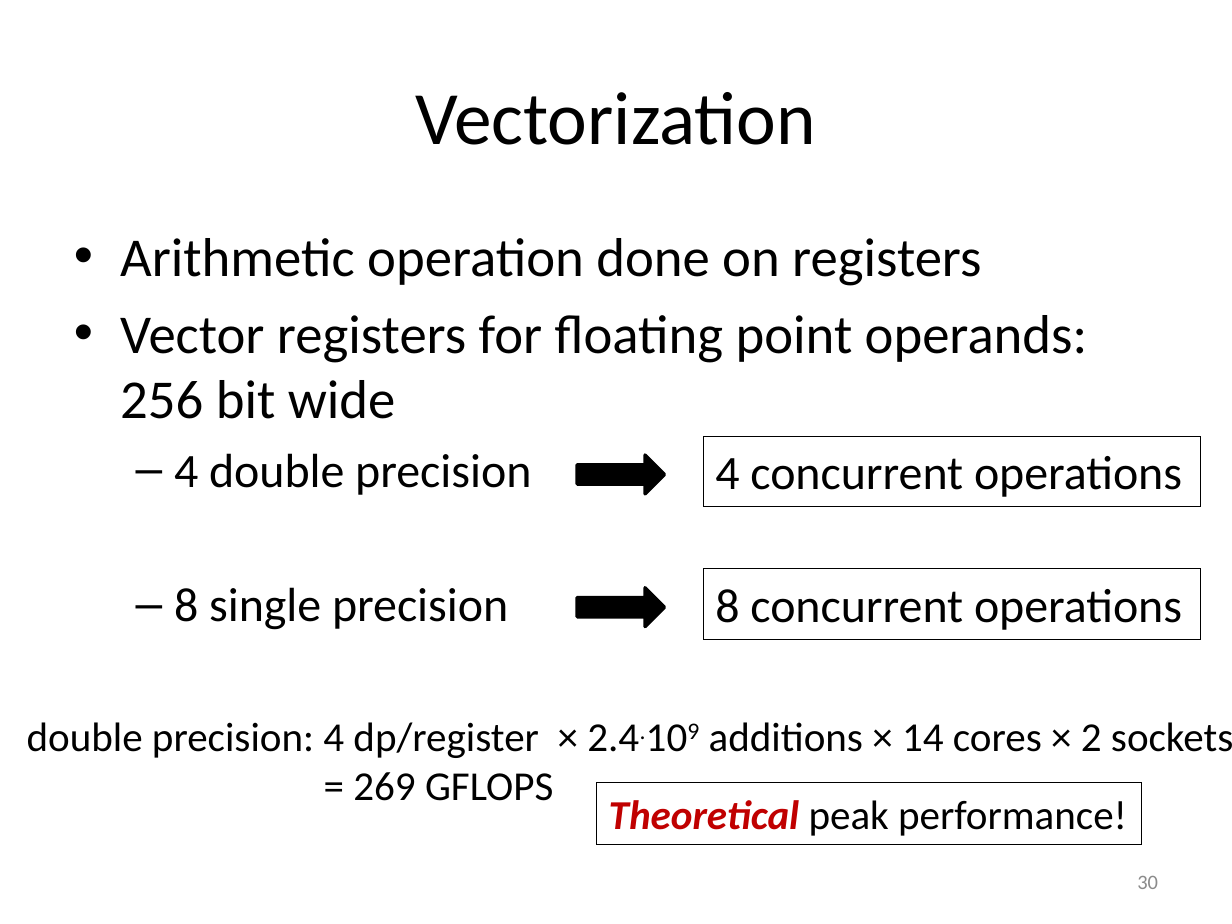
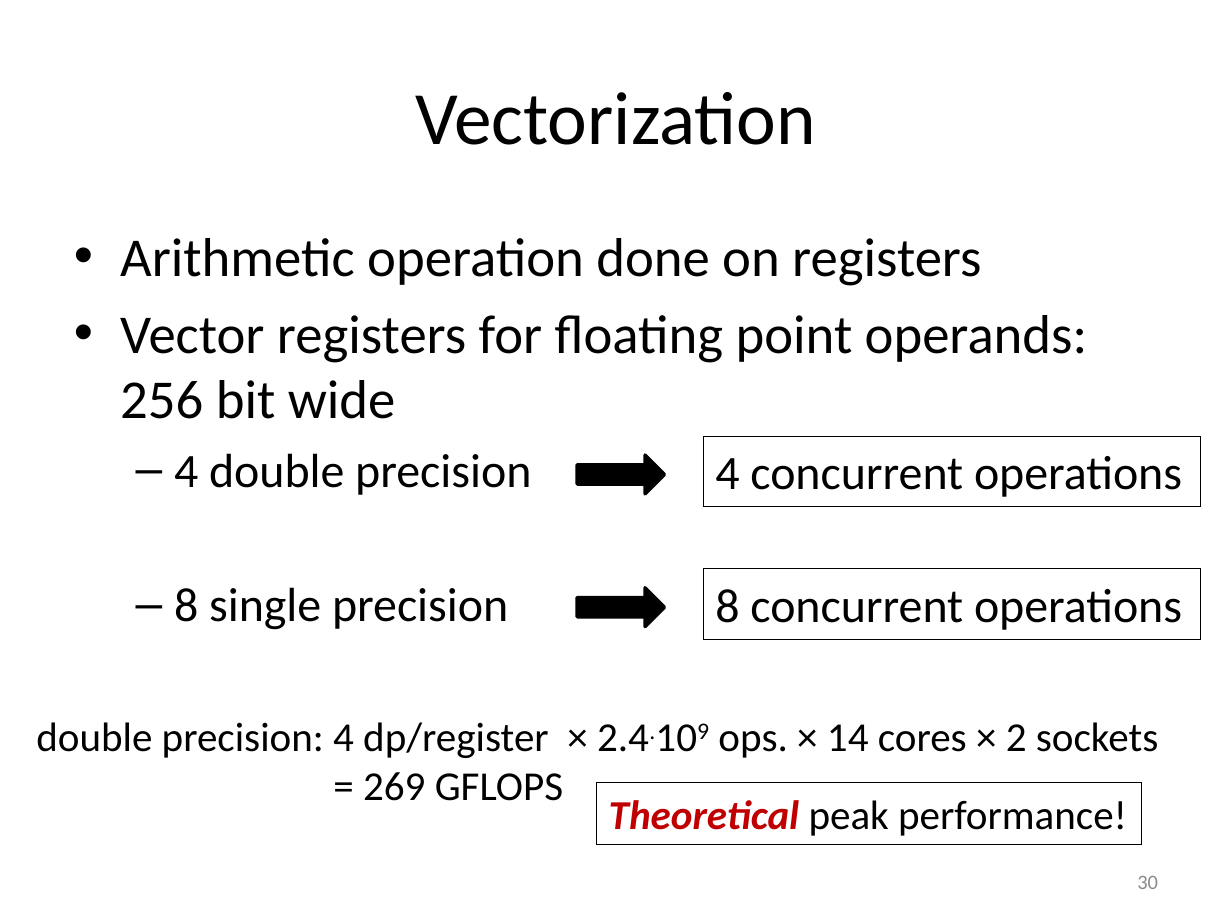
Before and after one commit to gjbex/Code-optimization, a slide deck: slide 30 of code_optimization.pptx. Drawn at 1232x924 pixels with LibreOffice and Linux fonts; fonts in the diff are those of the drawing. Boxes give left, top, right and bottom in pixels: in the first picture for what was removed or moved away, otherwise in the second. Text is boxed around its words. In the diff, an @@ line names an element or a change of style, - is before the commit and + after.

```diff
--- a/code_optimization.pptx
+++ b/code_optimization.pptx
@@ text at box(36, 722, 1158, 801): text changed @@
-double precision: 4 dp/register × 2.4.109 additions × 14 cores × 2 sockets
-= 269 GFLOPS
+double precision: 4 dp/register × 2.4.109 ops. × 14 cores × 2 sockets
+= 269 GFLOPS
```
Also in this commit, not shown: 3 other slides changed.
